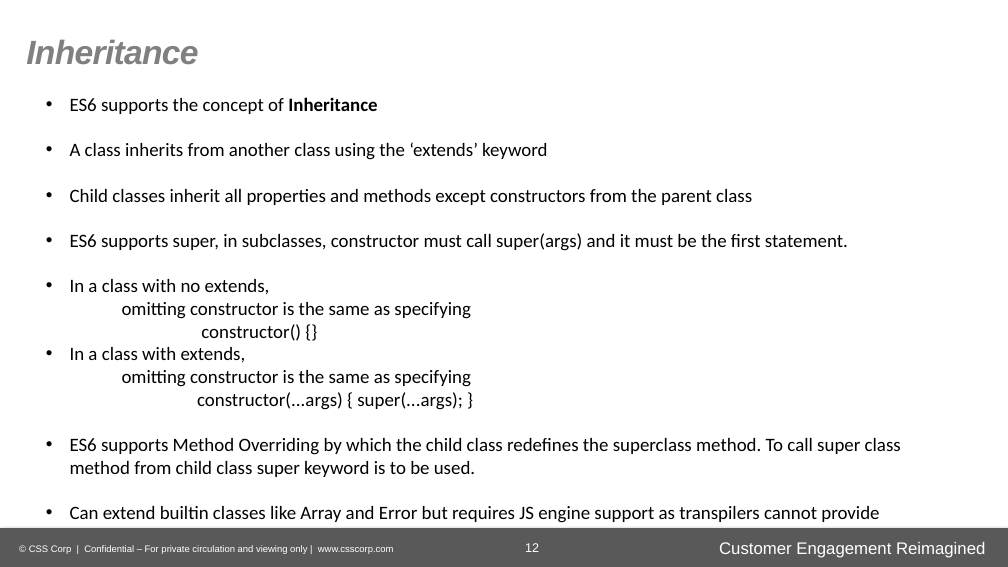
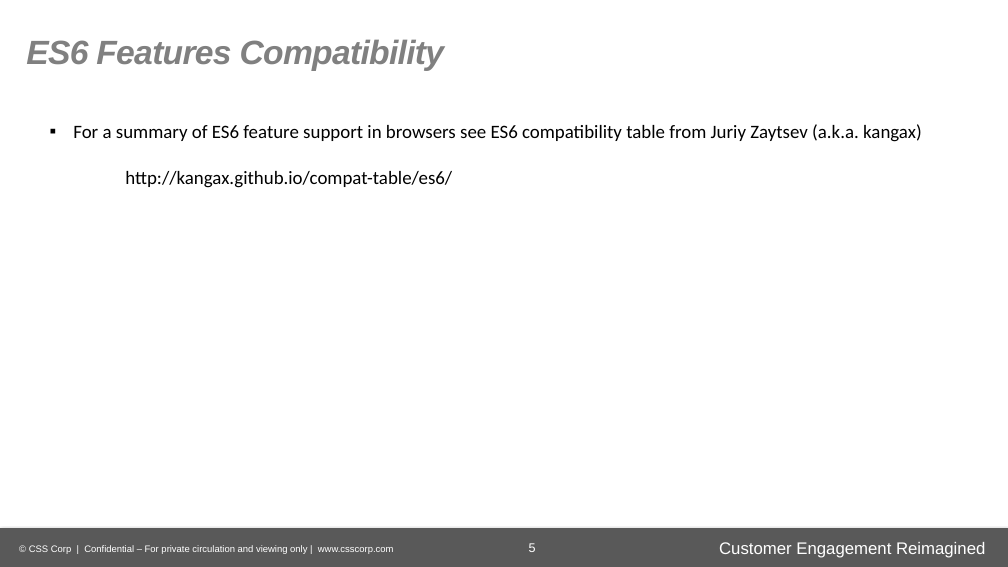
Before and after one commit to gurudevraj/asEmployee, a slide deck: slide 5 of ECMAScript 6-P2.pptx (slide 12 before the commit). Drawn at 1008x567 pixels with LibreOffice and Linux fonts; fonts in the diff are those of the drawing; background and template pictures are left out. Boxes give left, top, right and bottom in pixels: in the first picture for what was removed or moved away, otherwise in the second. Text is boxed around its words. In the diff, an @@ line names an element or a change of style, - is before the commit and + after.

```diff
--- a/ECMAScript 6-P2.pptx
+++ b/ECMAScript 6-P2.pptx
@@ text at [26, 39, 445, 71]: text changed @@
-Inheritance
+ES6 Features Compatibility
@@ text removed at [70, 97, 901, 523] @@
-• ES6 supports the concept of Inheritance
-• A class inherits from another class using the ‘extends’ keyword
-• Child classes inherit all properties and methods except constructors from the parent class
-• ES6 supports super, in subclasses, constructor must call super(args) and it must be the first statement.
-• In a class with no extends,
-omitting constructor is the same as specifying
-constructor() {}
-• In a class with extends,
-omitting constructor is the same as specifying
-constructor(...args) { super(...args); }
-• ES6 supports Method Overriding by which the child class redefines the superclass method. To call super class method from child class super keyword is to be used.
-• Can extend builtin classes like Array and Error but requires JS engine support as transpilers cannot provide
@@ text added at [73, 124, 922, 188], 18 pt, text #000000 @@
+▪ For a summary of ES6 feature support in browsers see ES6 compatibility table from Juriy Zaytsev (a.k.a. kangax)
+http://kangax.github.io/compat-table/es6/
@@ page number at [529, 543, 536, 552]: text changed @@
-12
+5
```
Also in this commit, not shown: 14 other slides changed, 24 slides added, 9 slides removed, 3 other files.
